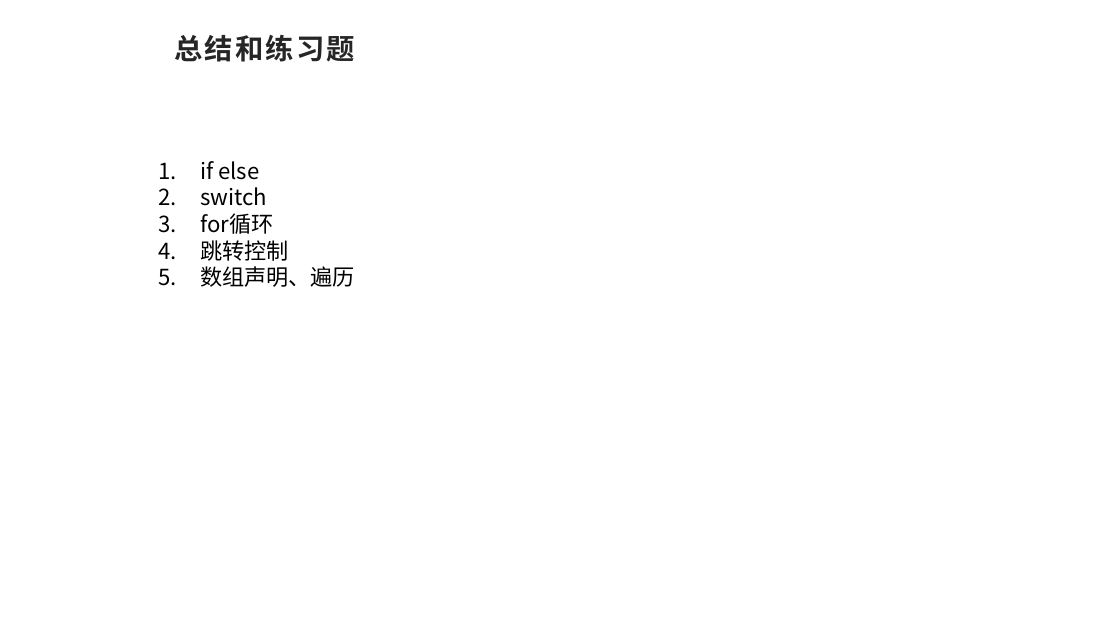
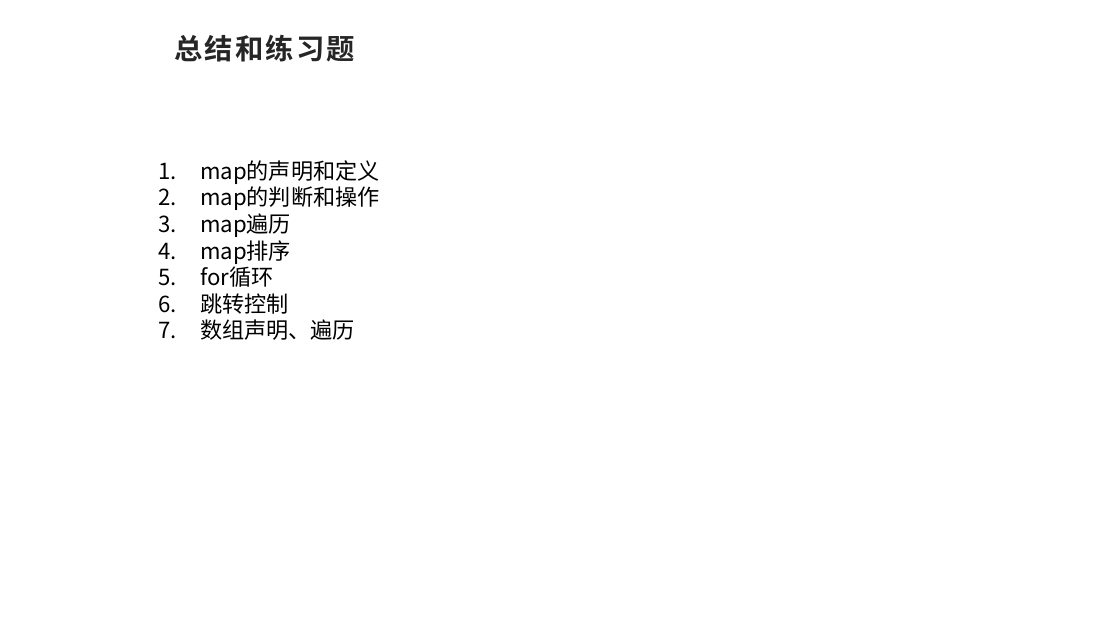
Before and after one commit to sqc157400661/better_study_for_golang, a slide deck: slide 7 of 04/go基础知识.pptx (slide 9 before the commit). Drawn at 1120x630 pixels with LibreOffice and Linux fonts; fonts in the diff are those of the drawing; background and template pictures are left out. Boxes give left, top, right and bottom in pixels: in the first picture for what was removed or moved away, otherwise in the second. Text is boxed around its words. In the diff, an @@ line names an element or a change of style, - is before the commit and + after.

```diff
--- a/04/go基础知识.pptx
+++ b/04/go基础知识.pptx
@@ text at [200, 160, 379, 264]: text changed @@
-1. if else
-2. switch
+1. map的声明和定义
+2. map的判断和操作
+3. map遍历
+4. map排序
```
Also in this commit, not shown: 4 slides added, 6 slides removed, 7 other files.
